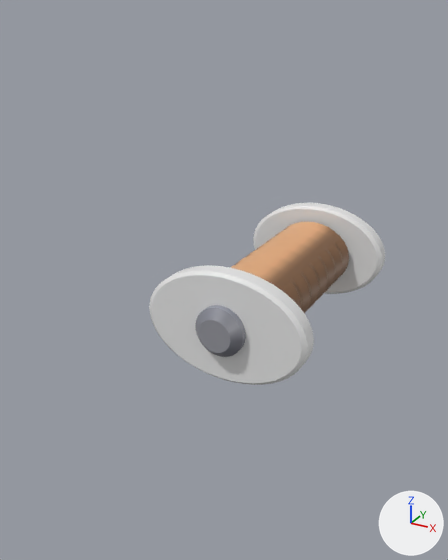
The glTF model assets/models/hardware/pin_coil.glb, before and after one commit.
Both versions are drawn from a 50 mm camera at (1.25, -3.57, 1.68) aimed at (-0.01, -1.27, 0.53). The lights are fixed; the arrows at lower right show +X, +Y and +Z. The older version comes first. Vertices at exactly the same position are counted once.

The first picture shows 'Korpus', 'Licht'.
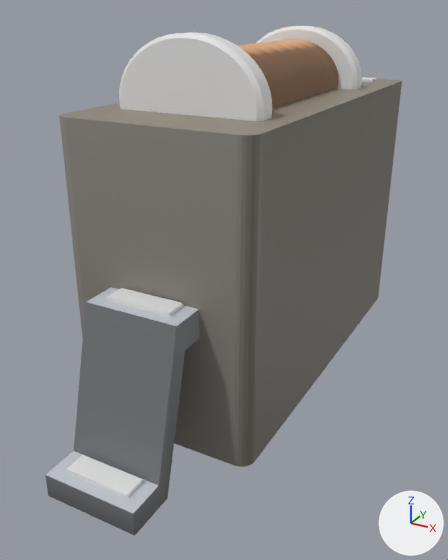
Boxes (x1, y1, x2, y2) around the edits, measured in the pictures (448 x 560 px; the box of a moved part takes in the faces that stretch with it):
'Korpus', reshaped, moved (131% wider, 266% taller): before (195, 222, 349, 357); after (45, 39, 402, 536)
'Licht', reshaped, moved (31% wider, 158% taller): before (149, 203, 385, 385); after (67, 26, 377, 498)
'Seltenheit', added: after (107, 288, 183, 317)
part 1 of me_korpus, moved or reshaped: before (230, 222, 349, 314); after (237, 39, 338, 108)
part 2 of me_korpus, added: after (60, 79, 402, 467)
part 3 of me_korpus, added: after (45, 287, 199, 536)
part 4 of me_korpus, deleted: before (195, 305, 246, 357)
part 5 of me_licht, added: after (362, 77, 377, 82)
part 6 of me_licht, added: after (67, 455, 143, 498)
part 7 of me_licht, moved or reshaped: before (253, 203, 385, 294); after (255, 26, 362, 90)
part 8 of me_licht, moved or reshaped: before (149, 265, 314, 385); after (119, 32, 272, 121)

The change, as a list of edits to the scene's bpy script:
```text
Change me_korpus:
    used by ob_korpus; location = (0.0, 0.334, 0.0)
    remove me_korpus.from_pydata(...)  # 1108 vertices, 2208 faces; spans x -0.239..0.239, y -1.721..-0.294, z 0.094..0.493
    add me_korpus.from_pydata(...)  # 986 vertices, 1960 faces; spans x -0.41..0.41, y -2.3..0.0, z 0.0..1.54
    me_korpus part 1: the loose piece of 914 vertices spanning x -0.239..0.239, y -1.511..-0.504, z 0.094..0.493 is scaled about its middle by (0.953, 0.913, 0.953), then moved by (0.0, -0.013, 1.056)
    me_korpus part 2: a new loose piece of 56 vertices spanning x -0.41..0.41, y -1.845..0.0, z 0.03..1.32, in mat_basis
    me_korpus part 3: a new loose piece of 16 vertices spanning x -0.2..0.2, y -2.3..-1.825, z 0.0..0.68, in mat_basis
    me_korpus part 4: the loose piece of 194 vertices spanning x -0.126..0.126, y -1.721..-0.294, z 0.168..0.42 is deleted
Change me_licht:
    used by ob_licht; location = (0.0, 0.334, 0.0)
    remove me_licht.from_pydata(...)  # 388 vertices, 768 faces; spans x -0.425..0.425, y -1.648..-0.367, z 0.01..0.577
    add me_licht.from_pydata(...)  # 404 vertices, 792 faces; spans x -0.312..0.312, y -2.25..-0.085, z 0.1..1.6
    me_licht part 5: a new loose piece, a box spanning x -0.28..0.28, y -0.175..-0.085, z 1.32..1.332, in mat_basis_001 (white #e7e7e7)
    me_licht part 6: a new loose piece, a box spanning x -0.14..0.14, y -2.25..-2.16, z 0.1..0.115, in mat_basis_001 (white #e7e7e7)
    me_licht part 7: the loose piece of 194 vertices spanning x -0.425..0.425, y -0.472..-0.367, z 0.01..0.577 is scaled about its middle by (0.734, 0.953, 0.88), then moved by (0.0, -0.08, 1.056)
    me_licht part 8: the loose piece of 194 vertices spanning x -0.425..0.425, y -1.648..-1.543, z 0.01..0.577 is scaled about its middle by (0.734, 0.953, 0.88), then moved by (0.0, 0.055, 1.056)
Add me_seltenheit:
    me_seltenheit.from_pydata(...)  # a box spanning x -0.14..0.14, y -1.945..-1.855, z 0.68..0.695
    me_seltenheit.materials.append(mat_basis_001)  # white #e7e7e7
Change ob_korpus:
    ob_korpus.location: (0.0, 0.334, 0.0) -> (0.0, 0.0, 0.0)
Change ob_licht:
    ob_licht.location: (0.0, 0.334, 0.0) -> (0.0, 0.0, 0.0)
Add ob_seltenheit:
    ob_seltenheit = bpy.data.objects.new('Seltenheit', me_seltenheit)
    ob_seltenheit.location = (0.0, 0.0, 0.0)
```
